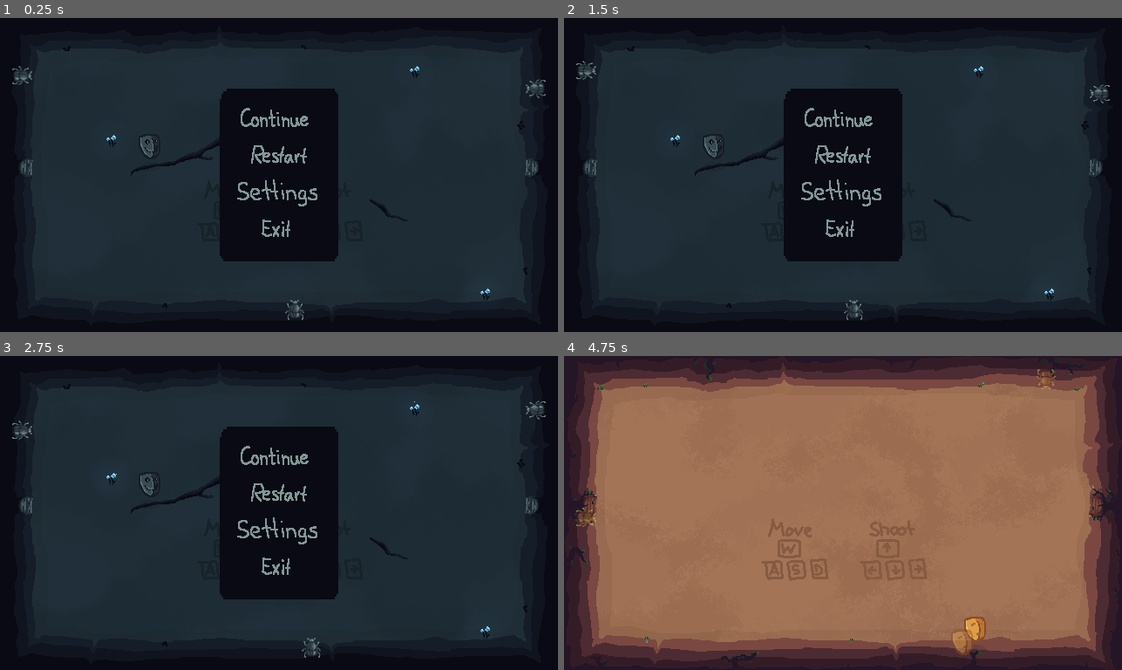
Above: before the commit, frames 1-4 (two rows, left to right).
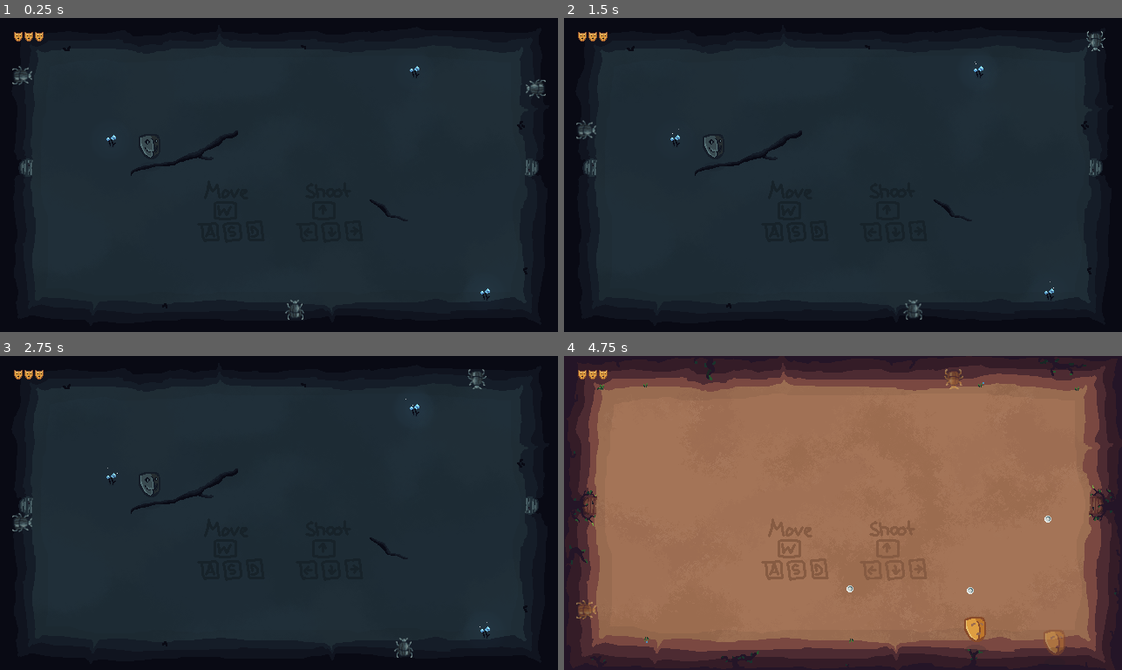
Above: after the commit, the same moments.

Repository: MarcelBlasius/Global-Game-Jam-2026
Game: Godot game, scene res://scenes/main_scene.tscn
Two runs of this game, one before a commit and one after it. Both use one fixed random seed, a clock stepped at 60 frames per second and the inputs below.
Inputs (mouse positions are in pixels of both pictures, inside the frame that each line leads up to):
- Up to frame 1 (0.25 s): no input
- Up to frame 2 (1.5 s): click (843, 156) at 0.52 s; click (843, 156) at 1.27 s
- Up to frame 3 (2.75 s): click (279, 494) at 2.02 s
- Up to frame 4 (4.75 s): click (843, 456) at 2.77 s; tap Enter at 3.5 s; move the mouse to (965, 497) at 3.52 s; hold D (right) 3.53-4.28 s; tap Shift at 3.6 s; click (965, 497) at 3.67 s; move the mouse to (731, 528) at 4.27 s; hold S (down) from 4.28 s (still down); tap Ctrl at 4.35 s

The runs differ from the first frame. In frame 1, 11% of the frame differs, in the area x 2-61%, y 4-78%; in frame 2, 11%, in the area x 2-98%, y 4-97%; in frame 3, 11%; in frame 4, 0.9%.

Commit message:
healthbar

Diff:
--- /dev/null
+++ b/spectra/ressources/atlas_textures/game_ui/life_left.tres
@@ -0,0 +1,7 @@
+[gd_resource type="AtlasTexture" format=3 uid="uid://da1mlbtxyalbj"]
+
+[ext_resource type="Texture2D" uid="uid://b06ewonenu7hk" path="res://ressources/spritesheet.png" id="1_gvttx"]
+
+[resource]
+atlas = ExtResource("1_gvttx")
+region = Rect2(1555, 531, 5, 11)
--- /dev/null
+++ b/spectra/ressources/atlas_textures/game_ui/life_right.tres
@@ -0,0 +1,7 @@
+[gd_resource type="AtlasTexture" format=3 uid="uid://brqvp38qdfcgh"]
+
+[ext_resource type="Texture2D" uid="uid://b06ewonenu7hk" path="res://ressources/spritesheet.png" id="1_66l5u"]
+
+[resource]
+atlas = ExtResource("1_66l5u")
+region = Rect2(1576, 531, 5, 11)
--- a/spectra/scenes/main_scene.tscn
+++ b/spectra/scenes/main_scene.tscn
@@ -9,6 +9,7 @@
 [ext_resource type="PackedScene" uid="uid://cp8s52c5gtk3a" path="res://scenes/enemies/GreyBeetle.tscn" id="7_c1pb6"]
 [ext_resource type="AudioStream" uid="uid://dt0jv8scmnscu" path="res://ressources/dark_theme.mp3" id="7_c16ls"]
 [ext_resource type="PackedScene" uid="uid://dt2713sbc5xi5" path="res://scenes/silas/game_menu.tscn" id="8_18nlu"]
+[ext_resource type="PackedScene" uid="uid://d1yclyd20cb0r" path="res://scenes/silas/health_bar.tscn" id="10_6wevv"]
 
 [sub_resource type="ViewportTexture" id="ViewportTexture_aeg00"]
 viewport_path = NodePath("Subview1")
@@ -78,6 +79,23 @@
 
 [node name="Background" parent="." unique_id=250843349 instance=ExtResource("5_nugp1")]
 
+[node name="HealthBar" parent="." unique_id=889390346 instance=ExtResource("10_6wevv")]
+anchors_preset = 0
+anchor_right = 0.0
+anchor_bottom = 0.0
+offset_right = 50.0
+offset_bottom = 27.0
+grow_horizontal = 1
+grow_vertical = 1
+theme_override_constants/margin_left = 16
+theme_override_constants/margin_top = 16
+
+[node name="GameMenu" parent="." unique_id=1060992188 instance=ExtResource("8_18nlu")]
+offset_left = 320.0
+offset_top = 180.0
+offset_right = 320.0
+offset_bottom = 180.0
+
 [node name="GrayBeetle" parent="." unique_id=1298705077 instance=ExtResource("7_c1pb6")]
 position = Vector2(327.1, 334.9)
 
@@ -96,9 +114,3 @@
 stream = ExtResource("7_c16ls")
 autoplay = true
 parameters/looping = true
-
-[node name="GameMenu" parent="." unique_id=1060992188 instance=ExtResource("8_18nlu")]
-offset_left = 320.0
-offset_top = 180.0
-offset_right = 320.0
-offset_bottom = 180.0
--- /dev/null
+++ b/spectra/scenes/silas/health_bar.tscn
@@ -0,0 +1,26 @@
+[gd_scene format=3 uid="uid://d1yclyd20cb0r"]
+
+[ext_resource type="Script" uid="uid://cati1cfalmglp" path="res://scripts/health_bar.gd" id="1_c32gc"]
+[ext_resource type="PackedScene" uid="uid://gq3a66jwnddg" path="res://scenes/silas/life.tscn" id="2_ceu7r"]
+
+[node name="HealthBar" type="MarginContainer" unique_id=2106552665]
+anchors_preset = 15
+anchor_right = 1.0
+anchor_bottom = 1.0
+grow_horizontal = 2
+grow_vertical = 2
+script = ExtResource("1_c32gc")
+life_scene = ExtResource("2_ceu7r")
+
+[node name="LifeContainer" type="HBoxContainer" parent="." unique_id=681783425]
+layout_mode = 2
+theme_override_constants/separation = 2
+
+[node name="Life" parent="LifeContainer" unique_id=1938320905 instance=ExtResource("2_ceu7r")]
+layout_mode = 2
+
+[node name="Life2" parent="LifeContainer" unique_id=1118408104 instance=ExtResource("2_ceu7r")]
+layout_mode = 2
+
+[node name="Life3" parent="LifeContainer" unique_id=946657535 instance=ExtResource("2_ceu7r")]
+layout_mode = 2
--- /dev/null
+++ b/spectra/scenes/silas/life.tscn
@@ -0,0 +1,28 @@
+[gd_scene format=3 uid="uid://gq3a66jwnddg"]
+
+[ext_resource type="Texture2D" uid="uid://da1mlbtxyalbj" path="res://ressources/atlas_textures/game_ui/life_left.tres" id="1_b0vqc"]
+[ext_resource type="Script" uid="uid://carl2xsttl4xm" path="res://scripts/life.gd" id="1_swlpd"]
+[ext_resource type="Texture2D" uid="uid://brqvp38qdfcgh" path="res://ressources/atlas_textures/game_ui/life_right.tres" id="2_swlpd"]
+
+[node name="Life" type="HBoxContainer" unique_id=1938320905]
+anchors_preset = 15
+anchor_right = 1.0
+anchor_bottom = 1.0
+offset_left = 59.0
+offset_top = 39.0
+offset_right = 59.0
+offset_bottom = 39.0
+grow_horizontal = 2
+grow_vertical = 2
+theme_override_constants/separation = 0
+script = ExtResource("1_swlpd")
+
+[node name="Left" type="TextureRect" parent="." unique_id=1508529379]
+layout_mode = 2
+texture = ExtResource("1_b0vqc")
+stretch_mode = 2
+
+[node name="Right" type="TextureRect" parent="." unique_id=577305272]
+layout_mode = 2
+texture = ExtResource("2_swlpd")
+stretch_mode = 2
--- a/spectra/scripts/game_menu.gd
+++ b/spectra/scripts/game_menu.gd
@@ -1,6 +1,9 @@
 extends Control
 
 @onready var window: MarginContainer = $Window
+
+func _ready() -> void:
+	close()
 
 func open() -> void:
 	window.show()
--- /dev/null
+++ b/spectra/scripts/health_bar.gd
@@ -0,0 +1,27 @@
+class_name HealthBar
+extends MarginContainer
+
+@export var life_scene: PackedScene
+
+@onready var life_container: HBoxContainer = $LifeContainer
+
+var lives: Array[Life]
+
+func _ready() -> void:
+	for child in life_container.get_children():
+		child.free()
+
+func add_lives(count_lives: int) -> void:
+	for i in count_lives:
+		var new_life = life_scene.instantiate()
+		life_container.add_child(new_life)
+		lives.push_back(new_life)
+
+func remove_lives(count_lives: int) -> void:
+	var lives_to_remove_count = min(count_lives, lives.size())
+
+	for i in lives_to_remove_count:
+		var life = lives.pop_back()
+
+		if life:
+			life.break_apart()
--- /dev/null
+++ b/spectra/scripts/life.gd
@@ -0,0 +1,19 @@
+class_name Life
+extends HBoxContainer
+
+@onready var left: TextureRect = $Left
+@onready var right: TextureRect = $Right
+
+func break_apart() -> void:
+	var tween = create_tween().set_parallel(true)
+
+	tween.tween_property(left, "position:x", left.position.x - 10, 0.4).set_trans(Tween.TRANS_EXPO)
+	tween.tween_property(left, "rotation_degrees", -15, 0.4)
+	tween.tween_property(left, "modulate:a", 0.0, 0.4)
+
+	tween.tween_property(right, "position:x", right.position.x + 10, 0.4).set_trans(Tween.TRANS_EXPO)
+	tween.tween_property(right, "rotation_degrees", 15, 0.4)
+	tween.tween_property(right, "modulate:a", 0.0, 0.4)
+
+	tween.set_parallel(false)
+	tween.tween_callback(queue_free)
--- a/spectra/scripts/player.gd
+++ b/spectra/scripts/player.gd
@@ -19,6 +19,7 @@
 var spriteParent2 : Node;
 var sprite1 : Sprite2D
 var sprite2 : Sprite2D
+var health_bar : HealthBar
 
 func _ready() -> void:
 	view1 = get_node("/root/main_scene/Subview1")
@@ -31,6 +32,10 @@
 	sprite2.z_index = 20
 	spriteParent1.z_index = 20
 	spriteParent2.z_index = 20
+
+	health_bar = get_node("/root/main_scene/HealthBar")
+	if (health_bar):
+		health_bar.add_lives(health)
 
 	var old_global1 := spriteParent1.global_transform as Transform2D
 
@@ -141,6 +146,10 @@
 	if !invincivility_Timer.is_stopped(): return
 
 	health -= amount
+
+	if (health_bar):
+		health_bar.remove_lives(amount)
+
 	flash_hit()
 	invincivility_Timer.start()
 
Binary file changed: spectra/ressources/spritesheet.png
Not shown: 1 places in spectra/scenes/player.tscn that only renumber resources
Not shown, added: spectra/scripts/health_bar.gd.uid
Not shown, added: spectra/scripts/life.gd.uid
